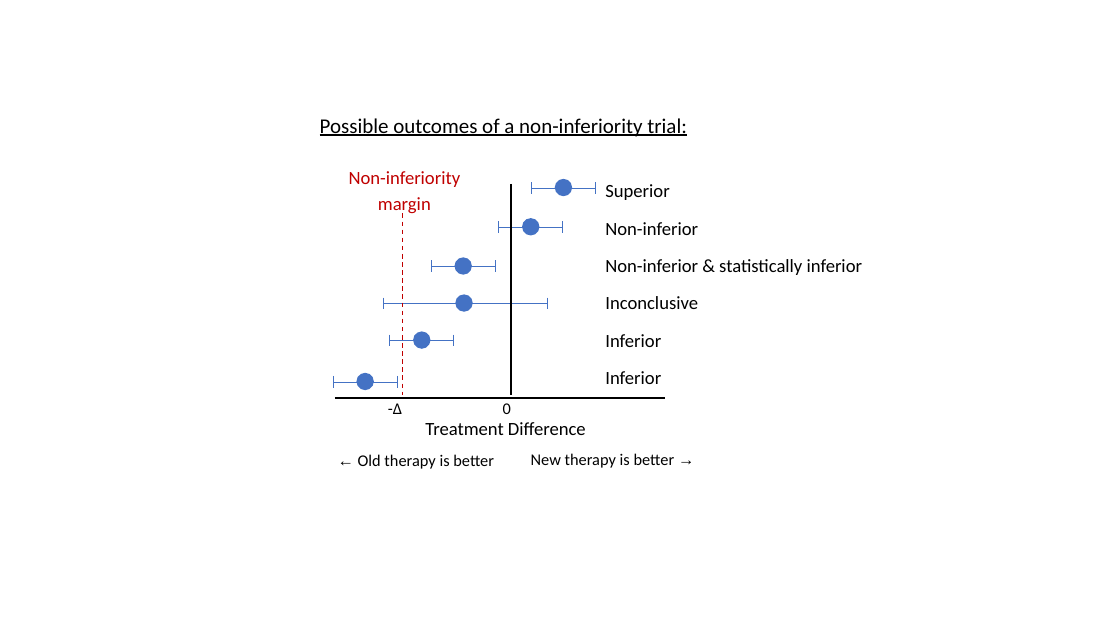
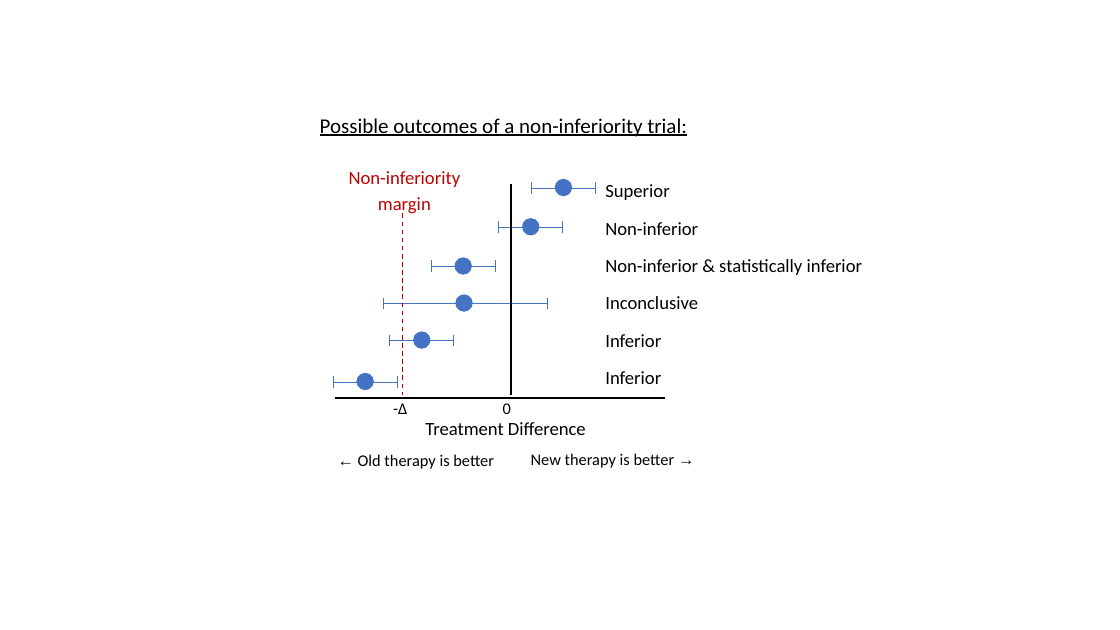
Before and after one commit to kpuka/SIMAH, a slide deck: slide 4 of images/posts/rct1-study-design/images.pptx. Drawn at 1120x630 pixels with LibreOffice and Linux fonts; fonts in the diff are those of the drawing. Boxes give left, top, right and bottom in pixels: in the first picture for what was removed or moved away, otherwise in the second. Text is boxed around its words. In the diff, an @@ line names an element or a change of style, - is before the commit and + after.

```diff
--- a/images/posts/rct1-study-design/images.pptx
+++ b/images/posts/rct1-study-design/images.pptx
@@ text "-∆": place and size @@
-text "-∆" at (388,396,417,427)
+text "-∆" at (393,396,422,427)
```
Also in this commit, not shown: 1 other file.
